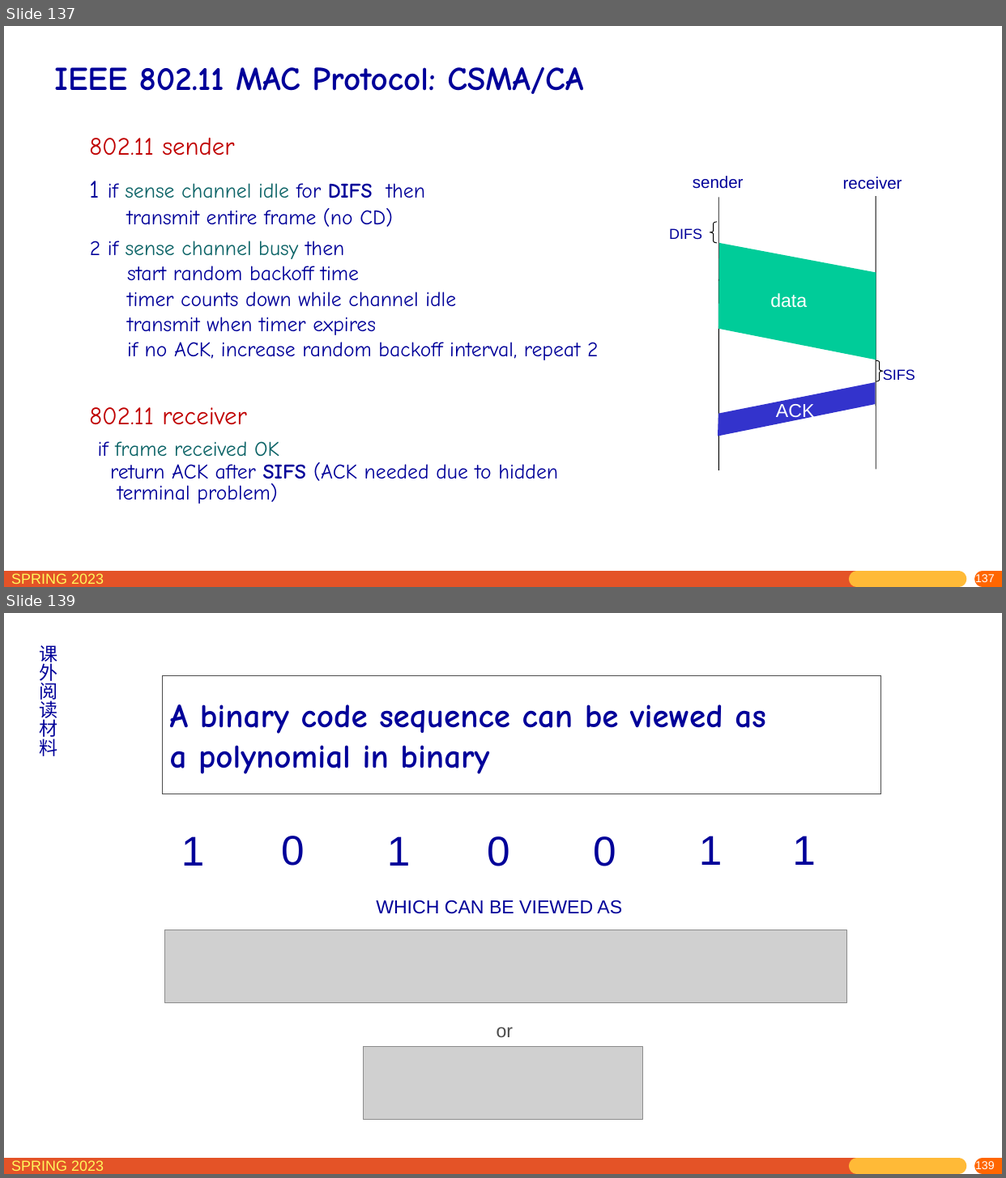
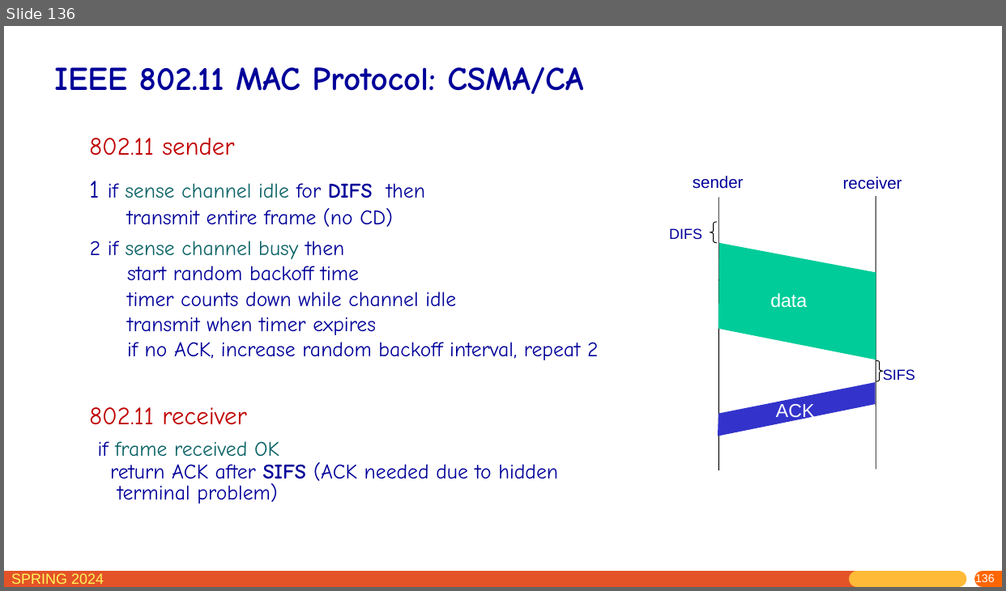
Before and after one commit to network-whu/slides, a slide deck: pptx/chapter6.pptx. Shown one above the other, each under a label of ours: slides 137 and 139 before the commit, slide 136 after it; the slides between them are not shown. The pictures are 1006x1178 and 1006x591 pixels, drawn with LibreOffice and Linux fonts; fonts in the diff are those of the drawing; grey boxes stand for pictures. Boxes give left, top, right and bottom in pixels: in the first picture for what was removed or moved away, otherwise in the second. Text is boxed around its words. In the diff, an @@ line names an element or a change of style, - is before the commit and + after.

```diff
--- a/pptx/chapter6.pptx
+++ b/pptx/chapter6.pptx
@@ slide 139 removed at (4, 613, 1002, 1174), background #FFFFFF; not listed: 5 template elements that a slide beside it also shows @@
@@ text removed at (39, 645, 57, 756) @@
-课外阅读材料
@@ title removed at (162, 675, 880, 794) @@
-A binary code sequence can be viewed as
-a polynomial in binary
@@ text removed at (181, 837, 205, 866) @@
-1
@@ text removed at (281, 836, 305, 866) @@
-0
@@ text removed at (387, 837, 411, 866) @@
-1
@@ text removed at (487, 837, 510, 867) @@
-0
@@ text removed at (593, 837, 616, 867) @@
-0
@@ text removed at (699, 836, 722, 865) @@
-1
@@ text removed at (792, 836, 816, 865) @@
-1
@@ text removed at (376, 901, 622, 914) @@
-WHICH CAN BE VIEWED AS
@@ picture removed at (165, 931, 847, 1003) @@
@@ picture removed at (364, 1046, 642, 1119) @@
@@ text removed at (496, 1027, 513, 1037) @@
-or
@@ what was slide 137 is now slide 136 @@
@@ slide 136 changed as well @@
@@ text at (11, 574, 104, 584): text changed @@
-SPRING 2023
+SPRING 2024
@@ page number at (975, 574, 995, 586): text changed @@
-137
+136
```
Also in this commit, not shown: 136 other slides changed, 13 other slides removed.
